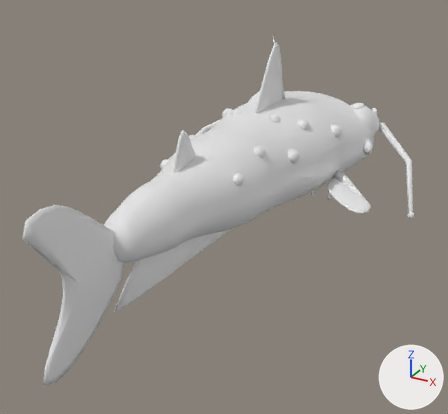
The FBX model EvolutionShop/Assets/EvolutionShop/Resources/Art/DioramaKit/DioramaReedwhisker.fbx as it was, and as the next commit left it.
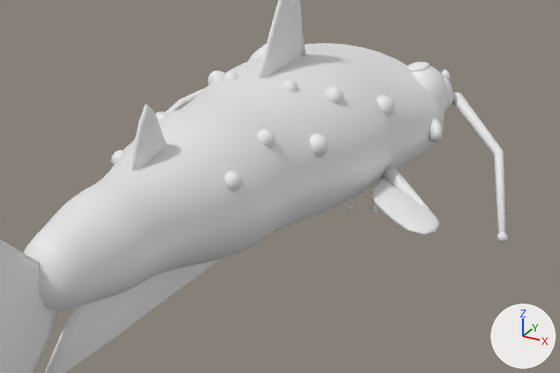
Each version is shown whole from a camera (50 mm lens) standing at (0.471, -0.913, 0.389) and looking at (0.008, -0.07, -0.033), then close up on the part from 20% to 100% of the width and 15% to 73% of the height. Arrows for +X, +Y and +Z are at lower right; the lights stay in place. The first two pictures are the older version. Where no turn or scale is listed for an object, it has been applied to the vertices.

The older version as bpy lines, for what is in view:
```python
me_body_007 = bpy.data.meshes.new('Body.007')
me_body_007.from_pydata(...)  # 4410 vertices, 4635 faces; spans x -0.278..0.278, y -0.363..0.4, z -0.154..0.129
# faces by material slot: [1704, 816, 1152, 963]
me_body_007.materials.append(mat_dk_reedwhiskerbody)  # white #e7e7e7
me_body_007.materials.append(mat_dk_reedwhiskerbelly)  # white #e7e7e7
me_body_007.materials.append(mat_dk_reedwhiskeraccent)  # white #e7e7e7
me_body_007.materials.append(mat_dk_reedwhiskerfin)  # white #e7e7e7
me_eyes_007 = bpy.data.meshes.new('Eyes.007')
me_eyes_007.from_pydata(...)  # 628 vertices, 672 faces; spans x -0.148..0.148, y 0.29..0.361, z -0.015..0.068
me_eyes_007.materials.append(mat_dk_eyewhite)  # white #e7e7e7
me_left_fin_007 = bpy.data.meshes.new('Left fin.007')
me_left_fin_007.from_pydata(...)  # 156 vertices, 176 faces; spans x -0.0074..0.0957, y -0.107..0.0195, z -0.0233..0.0118
# faces by material slot: [32, 144]
me_left_fin_007.materials.append(mat_dk_reedwhiskeraccent)  # white #e7e7e7
me_left_fin_007.materials.append(mat_dk_reedwhiskerfin)  # white #e7e7e7
ob_body = bpy.data.objects.new('Body', me_body_007)
ob_body.location = (0.0, 0.0, 0.0)
ob_eyes = bpy.data.objects.new('Eyes', me_eyes_007)
ob_eyes.location = (0.0, 0.0, 0.0)
ob_left_fin_pivot = bpy.data.objects.new('Left fin pivot', me_left_fin_007)
ob_left_fin_pivot.location = (0.12, 0.16, -0.03)
# also in view: 'Tail pivot' at (0.0, -0.416, 0.003); 'Crest pivot' at (0.0, 0.122, 0.159)
```
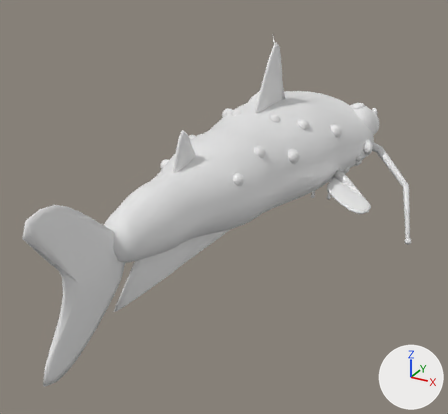
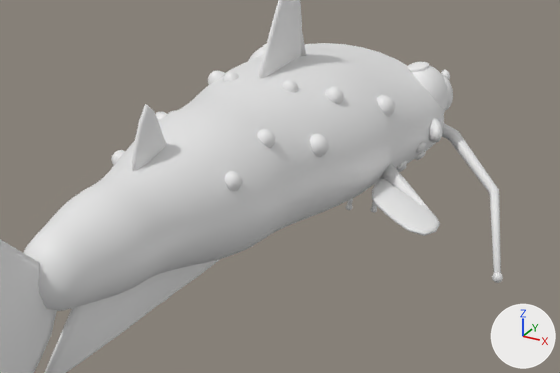
Where the change shows, as pixel boxes (x1, y1, x2, y2) in the close-ups (560 x 373 px; the box of a moved part takes in the faces that stretch with it):
'Body', reshaped: before (23, 43, 508, 373); after (23, 43, 503, 373)
part 1 of me_body_007, added: after (415, 151, 426, 160)
part 2 of me_body_007, added: after (416, 142, 426, 153)
part 3 of me_body_007, added: after (397, 161, 407, 171)
part 4 of me_body_007, moved or reshaped: before (111, 88, 508, 243); after (442, 123, 503, 283)

The change, as a diff of the scene's bpy script:
```diff
--- a/EvolutionShop/Assets/EvolutionShop/Resources/Art/DioramaKit/DioramaReedwhisker.fbx.py
+++ b/EvolutionShop/Assets/EvolutionShop/Resources/Art/DioramaKit/DioramaReedwhisker.fbx.py
@@ me_body_007 @@
 # used by ob_body; location = (0.0, 0.0, 0.0)
-me_body_007.from_pydata(...)  # 4410 vertices, 4635 faces; spans x -0.278..0.278, y -0.363..0.4, z -0.154..0.129
+me_body_007.from_pydata(...)  # 4826 vertices, 5115 faces; spans x -0.279..0.279, y -0.363..0.4, z -0.154..0.129
+# me_body_007 part 1: a new loose piece of 52 vertices spanning x 0.128..0.14, y 0.263..0.279, z -0.045..-0.032, in mat_dk_reedwhiskeraccent (white #e7e7e7)
+# me_body_007 part 2: a new loose piece of 52 vertices spanning x 0.135..0.145, y 0.24..0.256, z -0.027..-0.012, in mat_dk_reedwhiskeraccent (white #e7e7e7)
+# me_body_007 part 3: a new loose piece of 52 vertices spanning x 0.118..0.13, y 0.217..0.233, z -0.047..-0.033, in mat_dk_reedwhiskeraccent (white #e7e7e7)
+# me_body_007 part 4
+# 30 vertices in x -0.278..0.278, y 0.156..0.365, z -0.087..0.019 move by (0.0, -0.001, -0.052)
+# 30 vertices in x -0.278..-0.229, y 0.154..0.281, z -0.088..-0.017 move by (-0.001, -0.001, -0.052)
+# 30 vertices in x 0.229..0.278, y 0.154..0.281, z -0.088..-0.017 move by (0.001, -0.001, -0.052)
+# 24 vertices in x -0.277..0.277, y 0.152..0.358, z -0.087..0.013 move by (0.0, 0.0, -0.052)
+# 14 vertices in x -0.277..0.155, y 0.151..0.363, z -0.087..0.019 move by (-0.001, 0.0, -0.052)
+# 14 vertices in x -0.155..0.277, y 0.151..0.363, z -0.087..0.019 move by (0.001, 0.0, -0.052)
+# 26 vertices move from x -0.235..0.235, y 0.277..0.388, z -0.025..0.027 to x -0.236..0.236, y 0.276..0.388, z -0.078..-0.003
+# other edits to the shape of me_body_007 do not show in these pictures
 me_body_007.materials.append(mat_dk_reedwhiskerbody)
```
